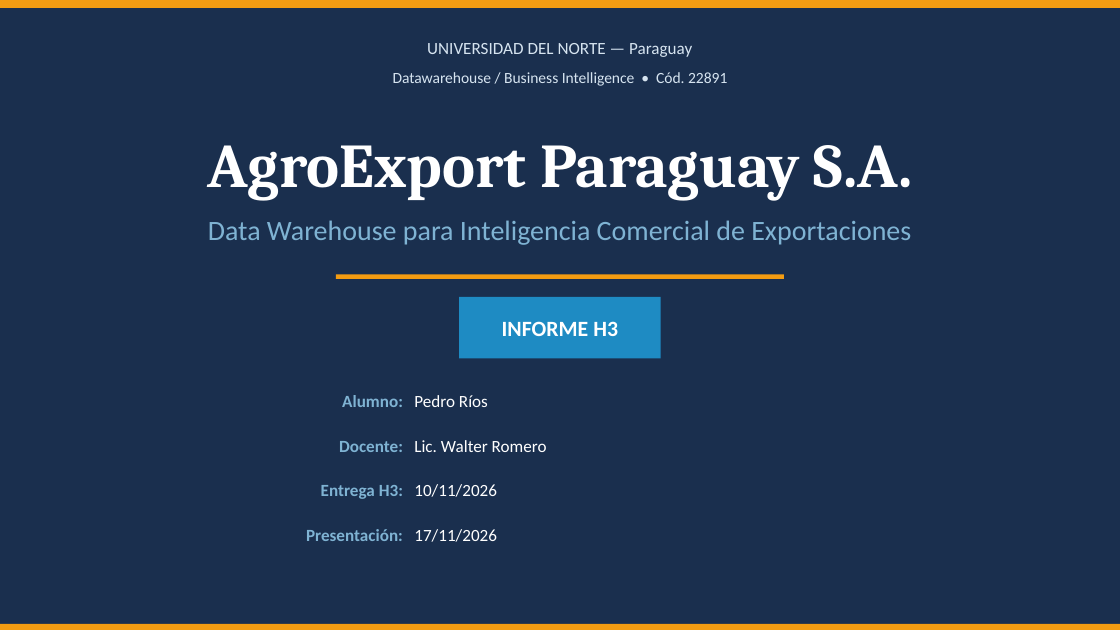
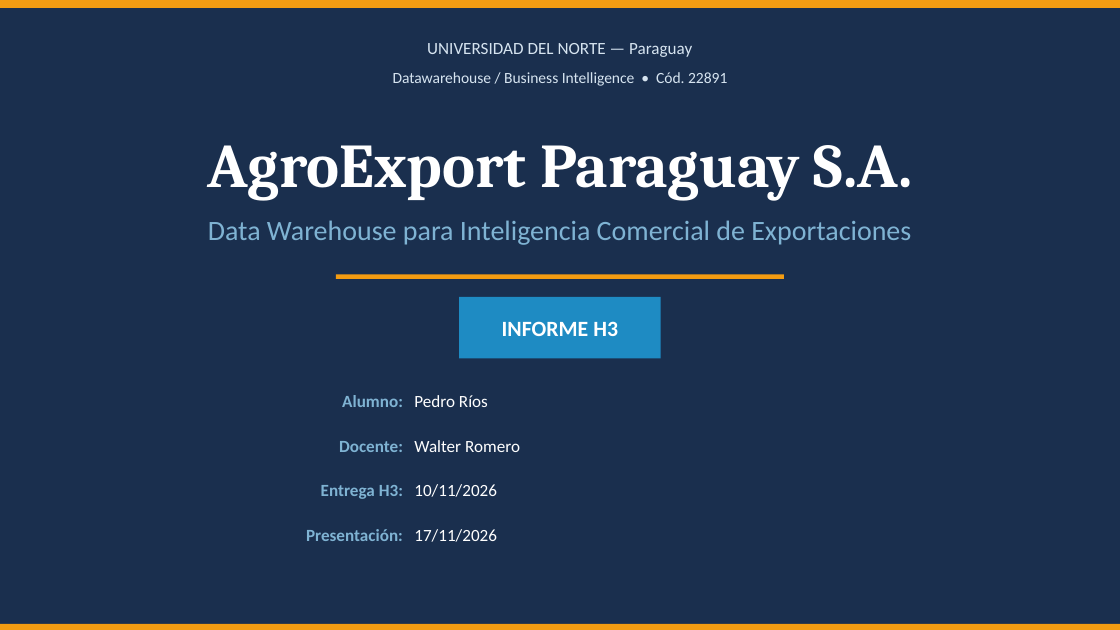
Before and after one commit to PedroSRM/agroexport-dw, a slide deck: slide 1 of presentacion/H3_Presentacion_AgroExport.pptx. Drawn at 1120x630 pixels with LibreOffice and Linux fonts; fonts in the diff are those of the drawing. Boxes give left, top, right and bottom in pixels: in the first picture for what was removed or moved away, otherwise in the second. Text is boxed around its words. In the diff, an @@ line names an element or a change of style, - is before the commit and + after.

```diff
--- a/presentacion/H3_Presentacion_AgroExport.pptx
+++ b/presentacion/H3_Presentacion_AgroExport.pptx
@@ text at (414,440,520,452): text changed @@
-Lic. Walter Romero
+Walter Romero
```
Also in this commit, not shown: 4 other slides changed, 1 other file.
